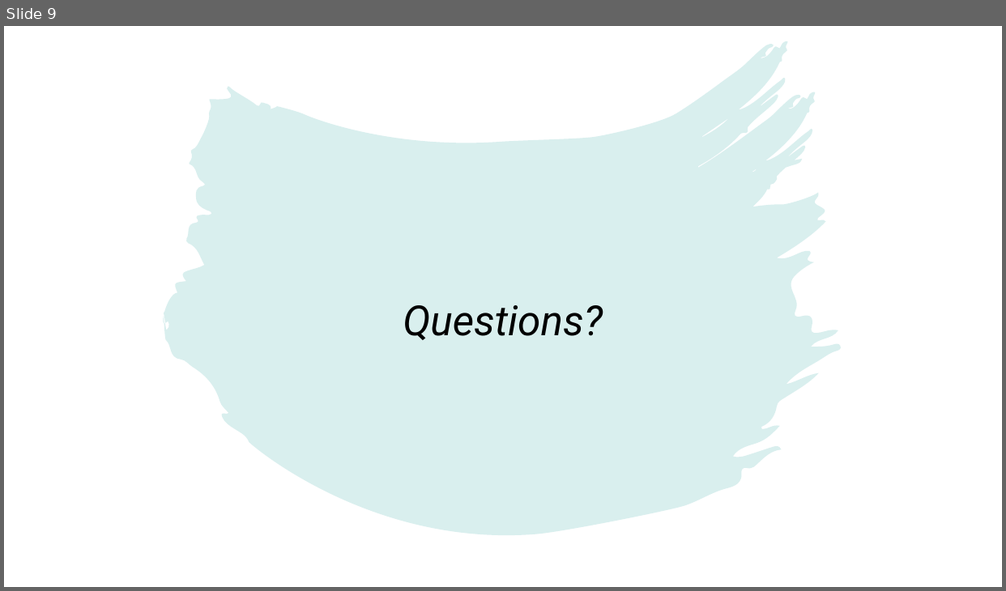
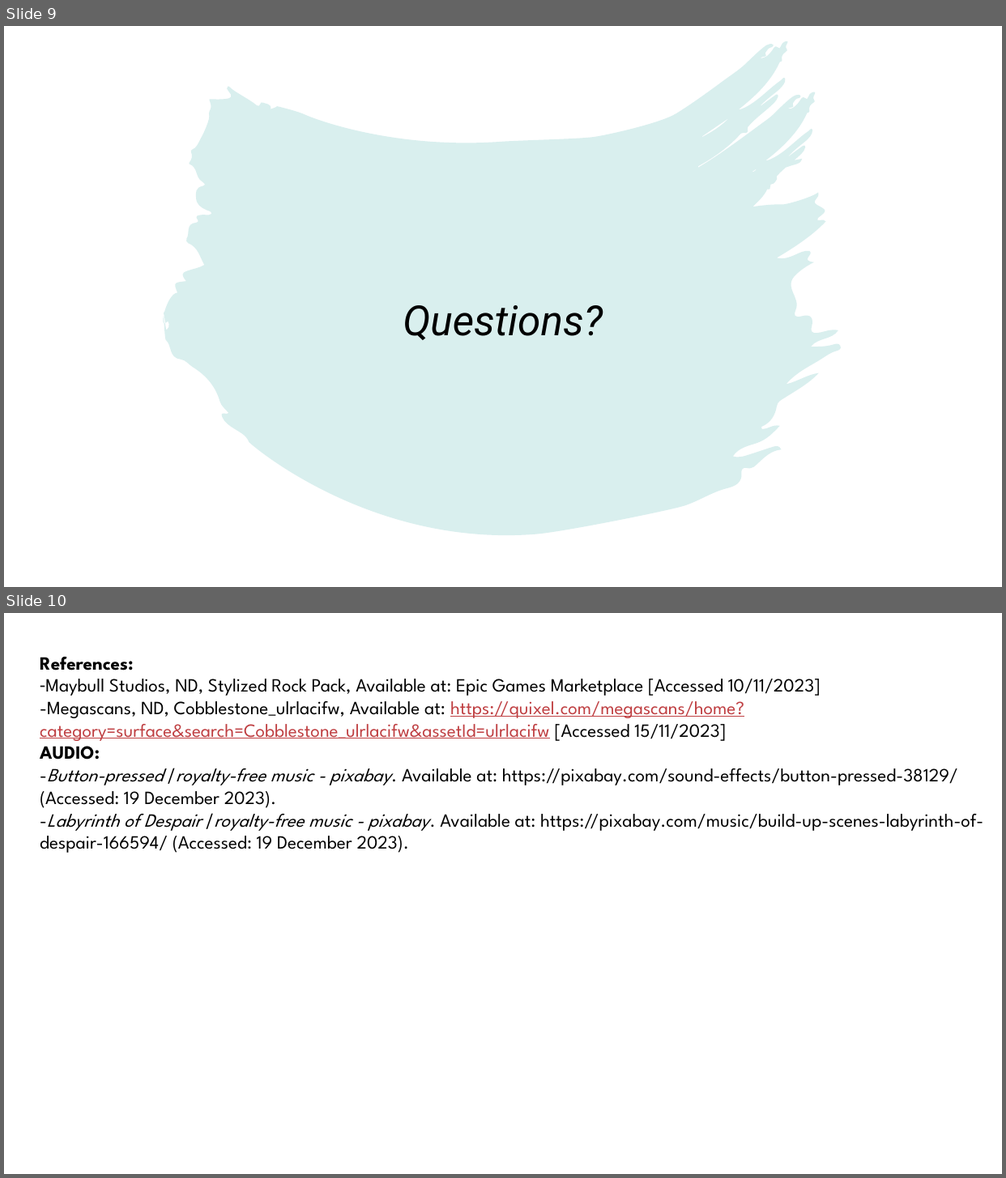
Before and after one commit to Wozniakowska/UE5_Assesment, a slide deck: LavaEscapeSlides.pptx. Shown one above the other, each under a label of ours: slide 9 before the commit, slides 9 and 10 after it. The pictures are 1006x591 and 1006x1178 pixels, drawn with LibreOffice and Linux fonts; fonts in the diff are those of the drawing. Boxes give left, top, right and bottom in pixels: in the first picture for what was removed or moved away, otherwise in the second. Text is boxed around its words. In the diff, an @@ line names an element or a change of style, - is before the commit and + after.

```diff
--- a/LavaEscapeSlides.pptx
+++ b/LavaEscapeSlides.pptx
@@ slide 10 added at box(4, 613, 1002, 1174), background #FFFFFF @@
@@ text added at box(40, 657, 983, 853), 18 pt, text #000000 @@
+References:
+-Maybull Studios, ND, Stylized Rock Pack, Available at: Epic Games Marketplace [Accessed 10/11/2023]
+-Megascans, ND, Cobblestone_ulrlacifw, Available at: https://quixel.com/megascans/home?category=surface&search=Cobblestone_ulrlacifw&assetId=ulrlacifw [Accessed 15/11/2023]
+AUDIO:
+-Button-pressed | royalty-free music - pixabay. Available at: https://pixabay.com/sound-effects/button-pressed-38129/ (Accessed: 19 December 2023).
+-Labyrinth of Despair | royalty-free music - pixabay. Available at: https://pixabay.com/music/build-up-scenes-labyrinth-of-despair-166594/ (Accessed: 19 December 2023).
```
Also in this commit, not shown: 1 other slide added, 1 slide removed.
